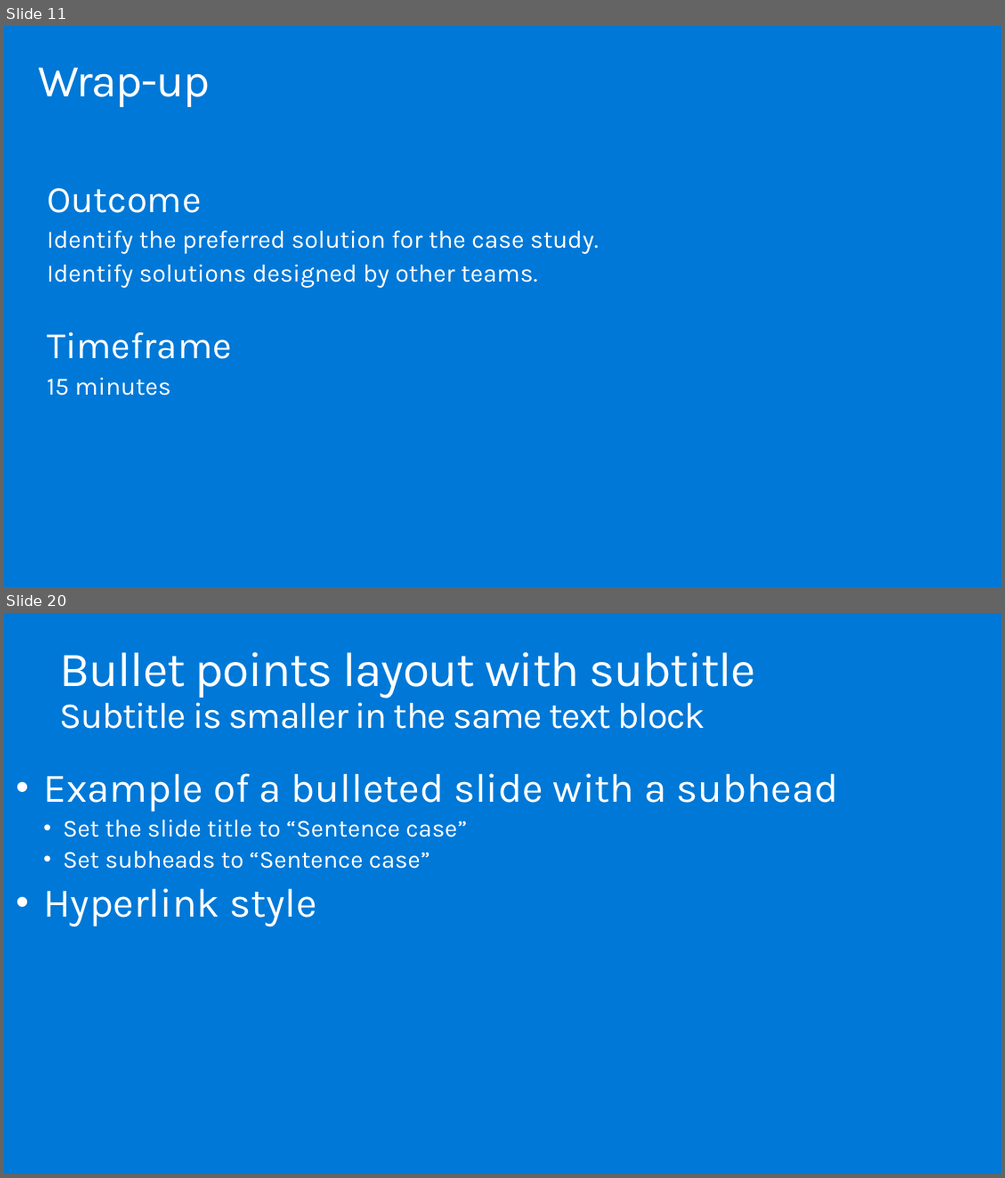
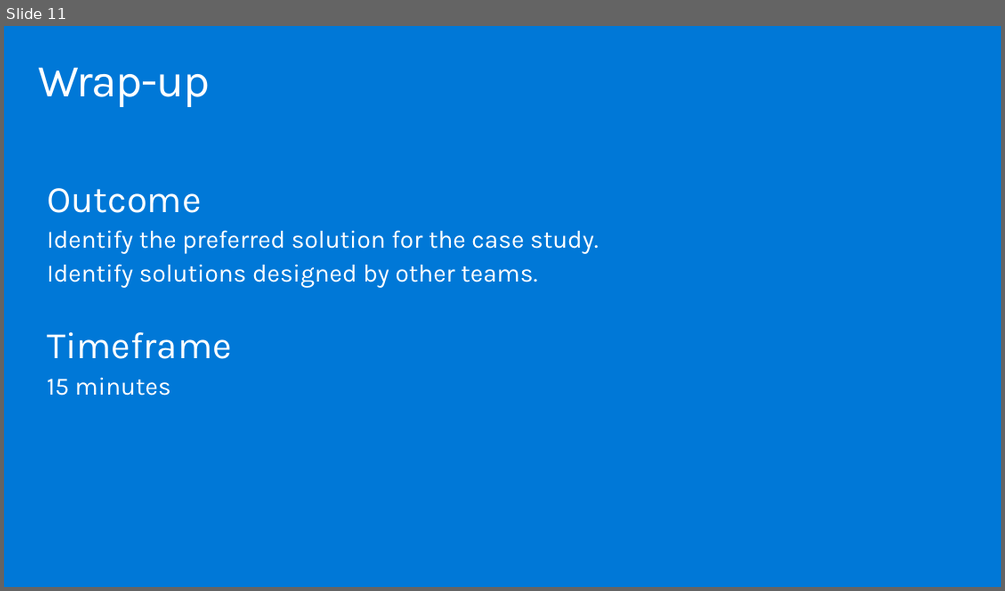
Before and after one commit to solliancenet/MCW-Migrate-Linux-OSS-DB-to-Azure, a slide deck: Whiteboard design session/WDS trainer presentation - Migrate and modernize case for Linux and OSS DB to Azure.pptx. Shown one above the other, each under a label of ours: slides 11 and 20 before the commit, slide 11 after it; the slides between them are not shown. The pictures are 1005x1178 and 1005x591 pixels, drawn with LibreOffice and Linux fonts; fonts in the diff are those of the drawing. Boxes give left, top, right and bottom in pixels: in the first picture for what was removed or moved away, otherwise in the second. Text is boxed around its words. In the diff, an @@ line names an element or a change of style, - is before the commit and + after.

```diff
--- a/Whiteboard design session/WDS trainer presentation - Migrate and modernize case for Linux and OSS DB to Azure.pptx
+++ b/Whiteboard design session/WDS trainer presentation - Migrate and modernize case for Linux and OSS DB to Azure.pptx
@@ slide 20 removed at [4, 613, 1001, 1174], background #0078D7 @@
@@ title removed at [60, 652, 756, 729] @@
-Bullet points layout with subtitle
-Subtitle is smaller in the same text block
@@ text removed at [43, 773, 838, 926] @@
-• Example of a bulleted slide with a subhead
-  • Set the slide title to “Sentence case”
-  • Set subheads to “Sentence case”
-• Hyperlink style
-  • www.microsoft.com
```
Also in this commit, not shown: 1 slide changed, 24 slides added, 16 other slides removed, 3 other files.
